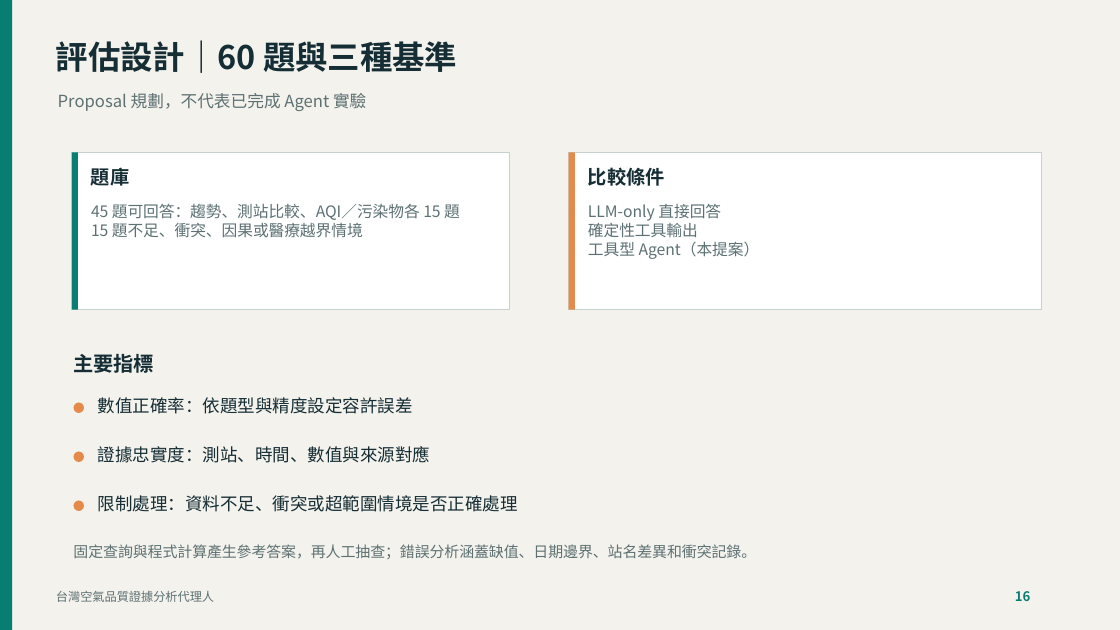
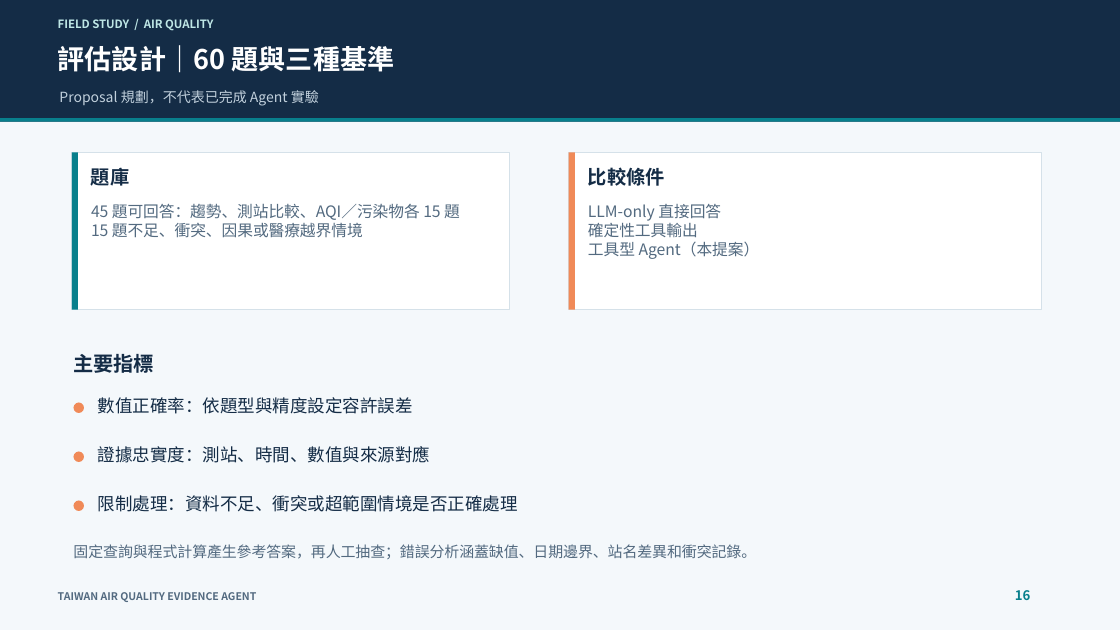
Before and after one commit to Jurass4207/IOT-Final-Project-Proposal, a slide deck: slide 16 of output/Proposal.pptx. Drawn at 1120x630 pixels with LibreOffice and Linux fonts; fonts in the diff are those of the drawing. Boxes give left, top, right and bottom in pixels: in the first picture for what was removed or moved away, otherwise in the second. Text is boxed around its words. In the diff, an @@ line names an element or a change of style, - is before the commit and + after.

Commit message:
Refresh proposal presentation design

```diff
--- a/output/Proposal.pptx
+++ b/output/Proposal.pptx
@@ background #F4F2EC to #F4F8FB @@
@@ rectangle removed at box(0, 0, 13, 630) @@
@@ rectangle added at box(0, 0, 1120, 122), fill #142C46 @@
@@ text added at box(58, 19, 213, 31), 9.8 pt, text #BFE7E6, bold @@
+FIELD STUDY / AIR QUALITY
@@ text "評估設計｜60 題與三種基準" at box(58, 45, 395, 73): size 27.8 to 23.2 pt, text colour #152D35 to #FFFFFF @@
@@ text "Proposal 規劃，不代表已完成 Agent 實驗" at box(59, 90, 319, 106): size 14.2 to 12 pt, text colour #5D7174 to #C1D0DC @@
@@ rectangle added at box(0, 118, 1120, 122), fill #087F8C @@
@@ rectangle at box(71, 152, 509, 310): outline #C7D2CE 0.75 pt to #D5E1E9 0.75 pt @@
@@ rectangle at box(71, 152, 77, 310): fill #087E73 to #087F8C @@
@@ rectangle at box(569, 152, 1041, 310): outline #C7D2CE 0.75 pt to #D5E1E9 0.75 pt @@
@@ ellipse: place and size @@
-ellipse at box(74, 452, 84, 462)
+ellipse at box(74, 402, 84, 413)
@@ ellipse: place and size @@
-ellipse at box(74, 501, 84, 511)
+ellipse at box(74, 452, 84, 462)
@@ fill #E48A4A to #F08A58 in 4 elements at box(74, 452, 84, 462), box(74, 402, 84, 413), box(569, 152, 575, 310), box(74, 501, 84, 511) @@
@@ ellipse: place and size @@
-ellipse at box(74, 402, 84, 413)
+ellipse at box(74, 501, 84, 511)
@@ text colour #152D35 to #142C46 in 6 elements at box(91, 164, 129, 190), box(588, 167, 665, 186), box(73, 354, 154, 373), box(98, 397, 413, 414), box(98, 446, 430, 463), box(98, 495, 518, 512) @@
@@ text "固定查詢與程式計算產生參考答案，再人工抽查；錯誤分析涵蓋缺值、日期邊界、站名差異和衝突記錄。" at box(73, 544, 756, 559): text colour #5D7174 to #536A80 @@
@@ text at box(58, 592, 256, 602): text changed; size 10.5 to 9 pt; text colour #5D7174 to #536A80; bold on @@
-台灣空氣品質證據分析代理人
+TAIWAN AIR QUALITY EVIDENCE AGENT
@@ text "16" at box(1015, 590, 1031, 600): text colour #087E73 to #087F8C @@
```
Also in this commit, not shown: 15 other slides changed, 1 slide added, 1 slide removed.
